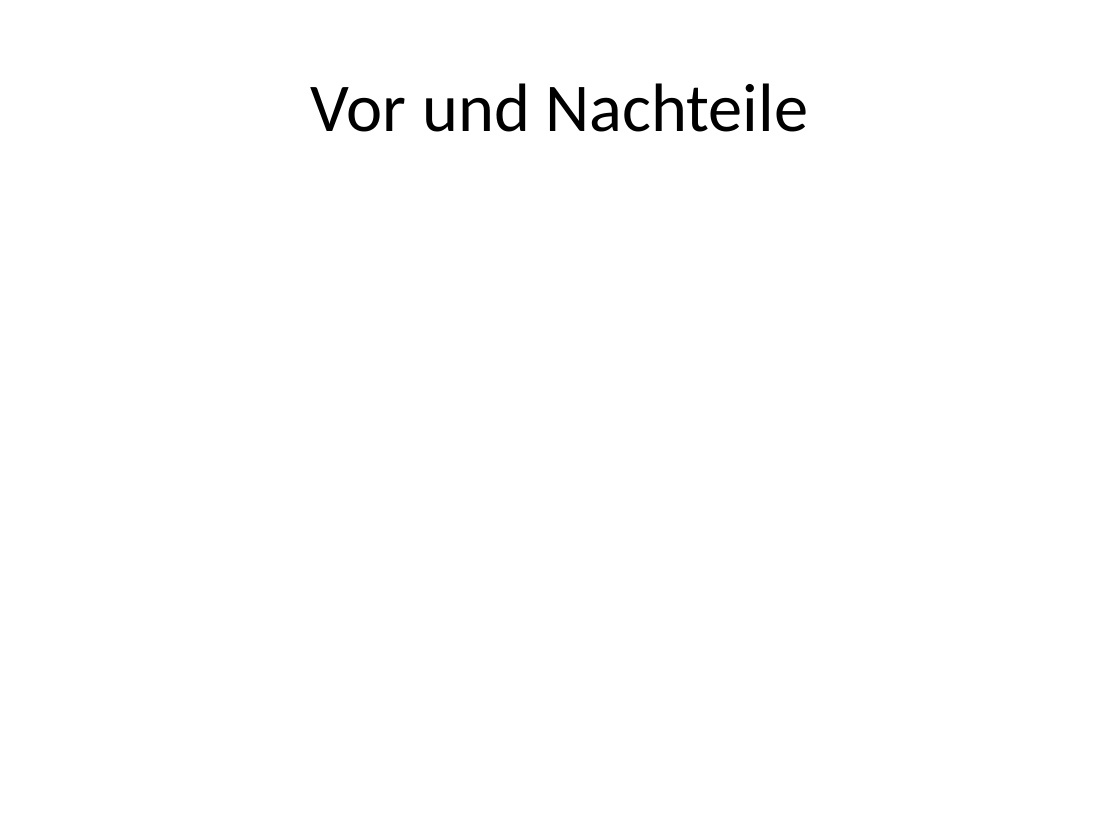
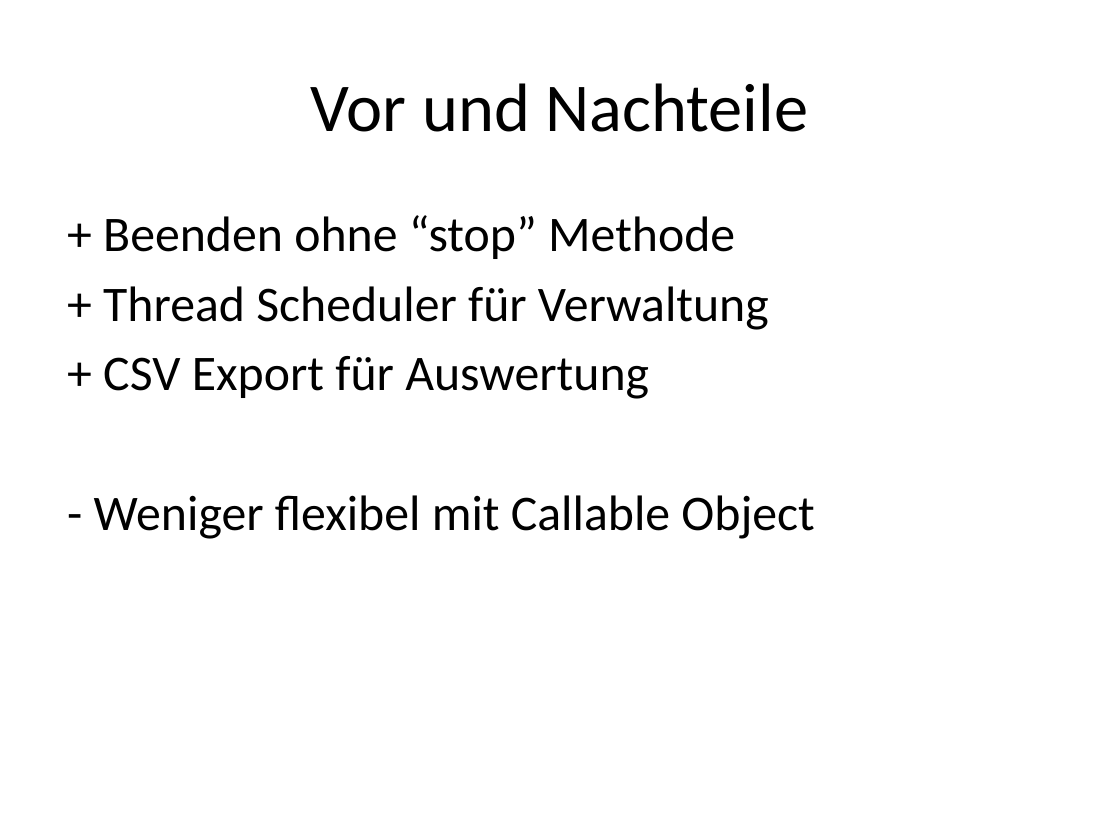
Before and after one commit to tscheims1/PrimeCalculator1, a slide deck: slide 14 of Primzahlen und Threads.pptx (slide 13 before the commit). Drawn at 1120x840 pixels with LibreOffice and Linux fonts; fonts in the diff are those of the drawing. Boxes give left, top, right and bottom in pixels: in the first picture for what was removed or moved away, otherwise in the second. Text is boxed around its words. In the diff, an @@ line names an element or a change of style, - is before the commit and + after.

```diff
--- a/Primzahlen und Threads.pptx
+++ b/Primzahlen und Threads.pptx
@@ text added at box(94, 215, 814, 539), 32 pt, text #000000 @@
++ Beenden ohne “stop” Methode
++ Thread Scheduler für Verwaltung
++ CSV Export für Auswertung
+- Weniger flexibel mit Callable Object
```
Also in this commit, not shown: 5 other slides changed, 2 slides added, 1 slide removed, 3 other files.
